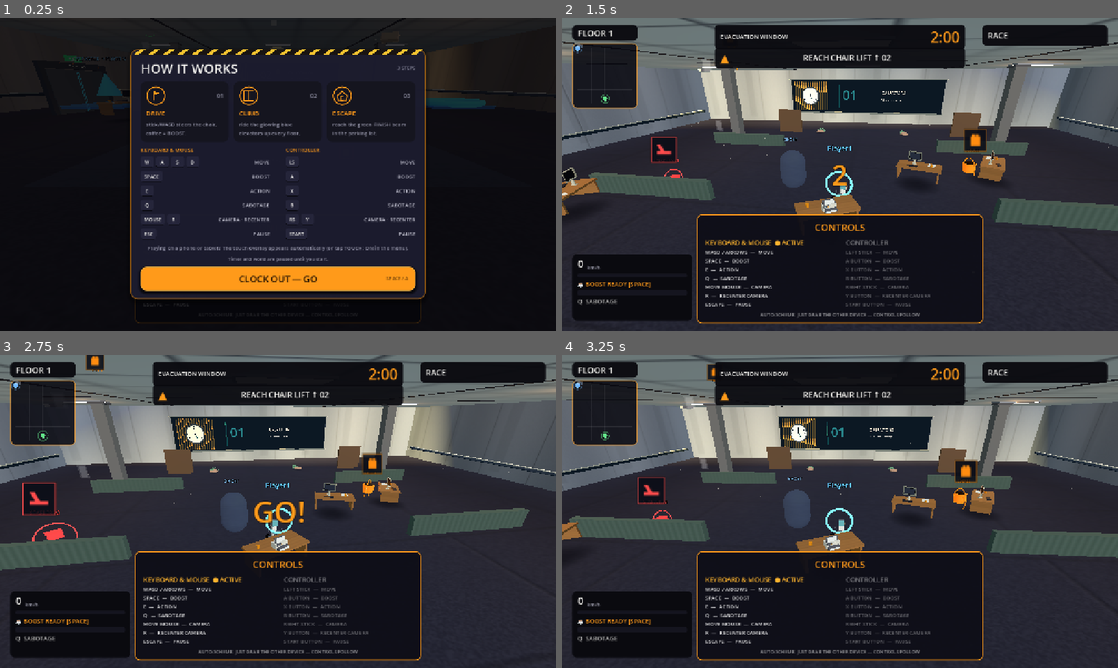
Above: before the commit, frames 1-4 (two rows, left to right).
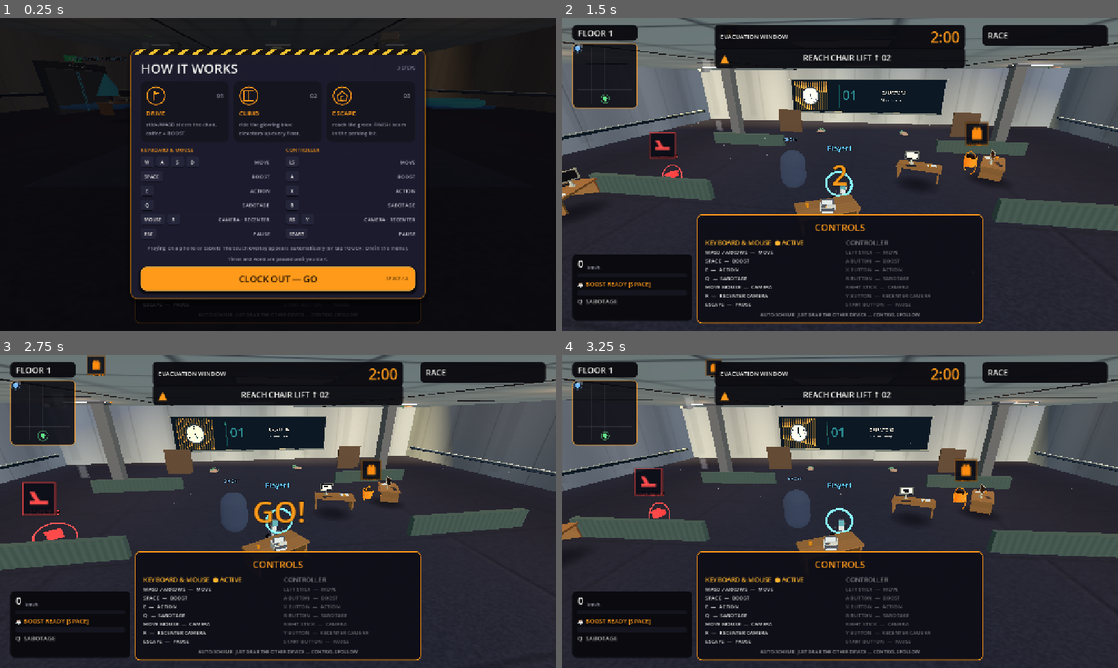
Above: after the commit, the same moments.

Repository: jiracipika/friday-evacuation
Game: Godot game, scene res://scenes/Evacuation.tscn
Two runs of this game, one before a commit and one after it. Both use one fixed random seed, a clock stepped at 60 frames per second and the inputs below. This scene is started directly instead of the project's main scene.
Inputs (mouse positions are in pixels of both pictures, inside the frame that each line leads up to):
- Up to frame 1 (0.25 s): no input
- Up to frame 2 (1.5 s): click "CLOCK OUT — GO" at 0.5 s; tap Enter (ui_accept) at 1.25 s; move the mouse to (867, 174) at 1.27 s; hold W (move_forward) from 1.28 s (still down); hold E (action) from 1.28 s (still down); click (867, 174) at 1.42 s
- Up to frame 3 (2.75 s): keep holding W (move_forward); tap Enter (ui_accept) at 1.52, 1.82, 2.27, 2.57 s; move the mouse to (250, 511) at 2.02 s; release E (action) at 2.03 s; tap Space (boost) at 2.1 s
- Up to frame 4 (3.25 s): keep holding W (move_forward); move the mouse to (851, 505) at 2.77 s; hold R (recenter_camera) from 2.78 s (still down)

The runs differ from the first frame. In frame 1, less than 0.1% of the frame differs, in the area x 19-24%, y 22-28%; in frame 2, 1.1%, in the area x 0-90%, y 15-63%; in frame 3, 0.9%; in frame 4, 0.9%.

Commit message:
art: world-density pass — floors 2/3/4 dressing parity + matched flicker
Floor 1 had plants and dressing; floors 2-4 read sparse by comparison.

- New authored prop models/box_stack.glb (24 tris, askew cardboard
  stack with warm tape stripe) built headlessly via Blender. The build
  script is COMMITTED this time (models/build_box_stack.py) so every
  prop GLB is reproducible — the earlier props' scripts were throwaway.
- Floor 2: potted plants in the corners opposite the vending machines.
- Floor 3: three box stacks on the perimeter walkways, positions inside
  the FLOOR3_LANDINGS rects (never over the gaps), clear of sightlines.
- Floor 4 (cafeteria + lot, previously zero dressing): corner plants
  against the dusk window bands, printers as sideboard clutter, stacks
  flanking the lot entrance. All BlenderProps.spawn = non-colliding
  dressing (chairs pass; CheckpointBotTest drives a real race through
  the new layout).
- Flicker: flagged troffers now pulse their grid OmniLight's energy with
  the same lens tween — reuses an existing light, so the nine-light
  floor budget (ArtLightingTest) and floor culling hold.

ThemedFloorsSmokeTest 20/20 (+4 per-floor dressing-parity checks);
ArtBlenderPropsTest covers the new GLB; GraphicsPass/ArtProps/
CheckpointBot green; full ladder PASS 61/61 (run-20260926-145642).
Verified placement with a per-floor prop census probe (f2 +2 plants,
f3 +3 stacks, f4 +2 plants +2 printers +2 stacks).

Diff:
--- a/scripts/ArtBlenderPropsTest.gd
+++ b/scripts/ArtBlenderPropsTest.gd
@@ -18,6 +18,7 @@
 	check(props.get_model(props.desk_printer()) != null, "desk printer glb loads")
 	check(props.get_model(props.wall_clock()) != null, "wall clock glb loads")
 	check(props.get_model(props.crate()) != null, "crate glb loads")
+	check(props.get_model(props.box_stack()) != null, "box stack glb loads")
 	var root_node := Node3D.new()
 	root.add_child(root_node)
 	for packed: PackedScene in [vending, cooler]:
--- a/scripts/BlenderProps.gd
+++ b/scripts/BlenderProps.gd
@@ -58,5 +58,8 @@
 static func crate() -> String:
 	return "res://models/crate.glb"
 
+static func box_stack() -> String:
+	return "res://models/box_stack.glb"
+
 static func clear_cache() -> void:
 	_cache.clear()
--- a/scripts/Evacuation.gd
+++ b/scripts/Evacuation.gd
@@ -592,6 +592,10 @@
 	var BlenderProps: GDScript = load("res://scripts/BlenderProps.gd")
 	for vm_pos in [Vector3(-17, y, -17), Vector3(17, y, 17)]:
 		BlenderProps.spawn(self, BlenderProps.vending_machine(), vm_pos, PI * 0.25)
+	# World-density pass: potted plants flank the opposite corners, reading
+	# against the dusk window bands (non-colliding — chairs pass freely).
+	for plant_pos in [Vector3(-17, y, 17), Vector3(17, y, -17)]:
+		BlenderProps.spawn(self, BlenderProps.potted_plant(), plant_pos, PI * 0.25)
 	# Wall clock pinned at 5:00 on the north wall — the whole game's reason
 	# to race, readable from the conference tables.
 	BlenderProps.spawn(self, BlenderProps.wall_clock(), Vector3(0, y + 3.6, -19.7), 0.0)
@@ -642,6 +646,17 @@
 ## concrete landings, warning stripes, and crates as obstacles.
 func _theme_floor3_stairwell() -> void:
 	var y := 12.0
+	# World-density pass: cardboard stacks on the perimeter walkways, kept
+	# inside the landing rects (x within 40x5 strips => |z| in [15.5,19.5])
+	# and clear of the stripe/elevator sightlines. Non-colliding dressing.
+	var BlenderProps: GDScript = load("res://scripts/BlenderProps.gd")
+	if BlenderProps:
+		for stack_spec in [
+			{"pos": Vector3(-14, y, 17.6), "rot": 0.3},
+			{"pos": Vector3(10, y, -17.6), "rot": -0.25},
+			{"pos": Vector3(17.6, y, -8), "rot": 1.35},
+		]:
+			BlenderProps.spawn(self, BlenderProps.box_stack(), stack_spec["pos"], stack_spec["rot"])
 	for slab in _floor3_landing_layout():
 		var landing := StaticBody3D.new()
 		landing.position = Vector3(slab["x"], y, slab["z"])
@@ -782,6 +797,20 @@
 		car.position = car_spec["pos"]
 		car.rotation.y = car_spec["rot"]
 		add_child(car)
+	# World-density pass (dressing parity with floor 1): corner plants
+	# against the dusk bands, printers as cafeteria sideboard clutter,
+	# and cardboard stacks flanking the lot entrance. All non-colliding.
+	var blender: GDScript = load("res://scripts/BlenderProps.gd")
+	if blender:
+		for plant_pos in [Vector3(-13.5, y, -13.5), Vector3(13.5, y, -13.5)]:
+			blender.spawn(self, blender.potted_plant(), plant_pos, PI * 0.25)
+		for printer_pos in [Vector3(-9, y, -9.4), Vector3(9, y, 9.4)]:
+			blender.spawn(self, blender.desk_printer(), printer_pos, PI)
+		for stack_spec in [
+			{"pos": Vector3(-6, y, 12), "rot": 0.15},
+			{"pos": Vector3(6, y, 12), "rot": -0.2},
+		]:
+			blender.spawn(self, blender.box_stack(), stack_spec["pos"], stack_spec["rot"])
 
 func _make_round_table() -> StaticBody3D:
 	var table := StaticBody3D.new()
@@ -1436,14 +1465,42 @@
 	var lens: MeshInstance3D = target.get_child(0)
 	var mat: StandardMaterial3D = lens.material_override.duplicate()
 	lens.material_override = mat
+	# Matched light pulse: the troffer's own grid OmniLight sits at the
+	# same (x,z) one row below the panel — dim it with the same rhythm.
+	# Reuses an existing light, so the nine-light floor budget holds
+	# (ArtLightingTest) and floor culling keeps everything grouped.
+	var sibling_light: OmniLight3D = null
+	var group: Node = target.get_parent()
+	if group:
+		var panel_xz := Vector2(target.position.x, target.position.z)
+		for candidate in group.find_children("*", "OmniLight3D", true, false):
+			var light_pos := Vector2(candidate.position.x, candidate.position.z)
+			if light_pos.distance_to(panel_xz) < 0.5:
+				sibling_light = candidate
+				break
+	var base_energy := 1.25
+	if sibling_light:
+		base_energy = sibling_light.light_energy
 	var tw := create_tween()
 	tw.tween_callback(func(): mat.emission_energy_multiplier = 0.15)
+	tw.tween_callback(func():
+		if sibling_light and is_instance_valid(sibling_light):
+			sibling_light.light_energy = 0.1)
 	tw.tween_interval(randf_range(0.04, 0.12))
 	tw.tween_callback(func(): mat.emission_energy_multiplier = 1.4)
+	tw.tween_callback(func():
+		if sibling_light and is_instance_valid(sibling_light):
+			sibling_light.light_energy = base_energy)
 	tw.tween_interval(randf_range(0.03, 0.09))
 	tw.tween_callback(func(): mat.emission_energy_multiplier = 0.3)
+	tw.tween_callback(func():
+		if sibling_light and is_instance_valid(sibling_light):
+			sibling_light.light_energy = 0.2)
 	tw.tween_interval(0.05)
 	tw.tween_callback(func(): mat.emission_energy_multiplier = 1.4)
+	tw.tween_callback(func():
+		if sibling_light and is_instance_valid(sibling_light):
+			sibling_light.light_energy = base_energy)
 
 ## Drop-ceiling grid: dark T-bar panels between light fixtures.
 ## Bars cast NO shadows — thin geometry at ceiling height smears long
--- a/scripts/ThemedFloorsSmokeTest.gd
+++ b/scripts/ThemedFloorsSmokeTest.gd
@@ -36,6 +36,16 @@
 	var areas: Array = []
 	evac.get_tree() == null  # noop
 	_collect(evac, static_bodies, areas)
+	# World-density parity: count Blender dressing per floor (y/6).
+	var blender_per_floor := [0, 0, 0, 0]
+	var stack := [evac]
+	while not stack.is_empty():
+		var node = stack.pop_back()
+		for child in node.get_children():
+			stack.append(child)
+		if node.scene_file_path != null and str(node.scene_file_path).begins_with("res://models/"):
+			var fi := clampi(int(node.global_position.y / 6.0), 0, 3)
+			blender_per_floor[fi] += 1
 
 	var has_partition := false
 	var has_plant := false
@@ -70,6 +80,10 @@
 	check(has_crate, "floor 3 crates present")
 	check(has_round_table, "floor 4 round tables present")
 	check(has_car, "floor 4 parked cars present")
+	check(blender_per_floor[0] >= 4, "floor 1 blender dressing present (%d)" % blender_per_floor[0])
+	check(blender_per_floor[1] >= 5, "floor 2 blender dressing parity (%d)" % blender_per_floor[1])
+	check(blender_per_floor[2] >= 3, "floor 3 box stacks on walkways (%d)" % blender_per_floor[2])
+	check(blender_per_floor[3] >= 5, "floor 4 dressing parity — plants/printers/stacks (%d)" % blender_per_floor[3])
 
 	# --- 2. Floor 3 gaps: no full 40x40 slab at y=12 --------------------
 	var full_slab_at_12 := false
Binary file added: models/box_stack.glb
